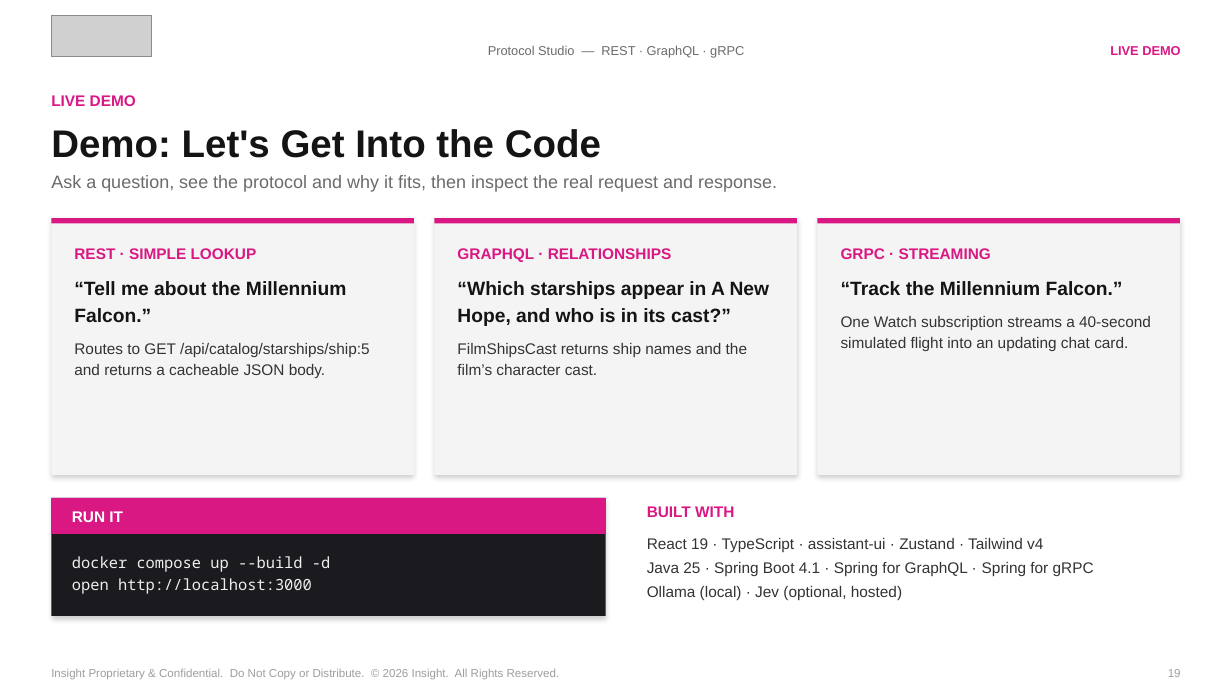
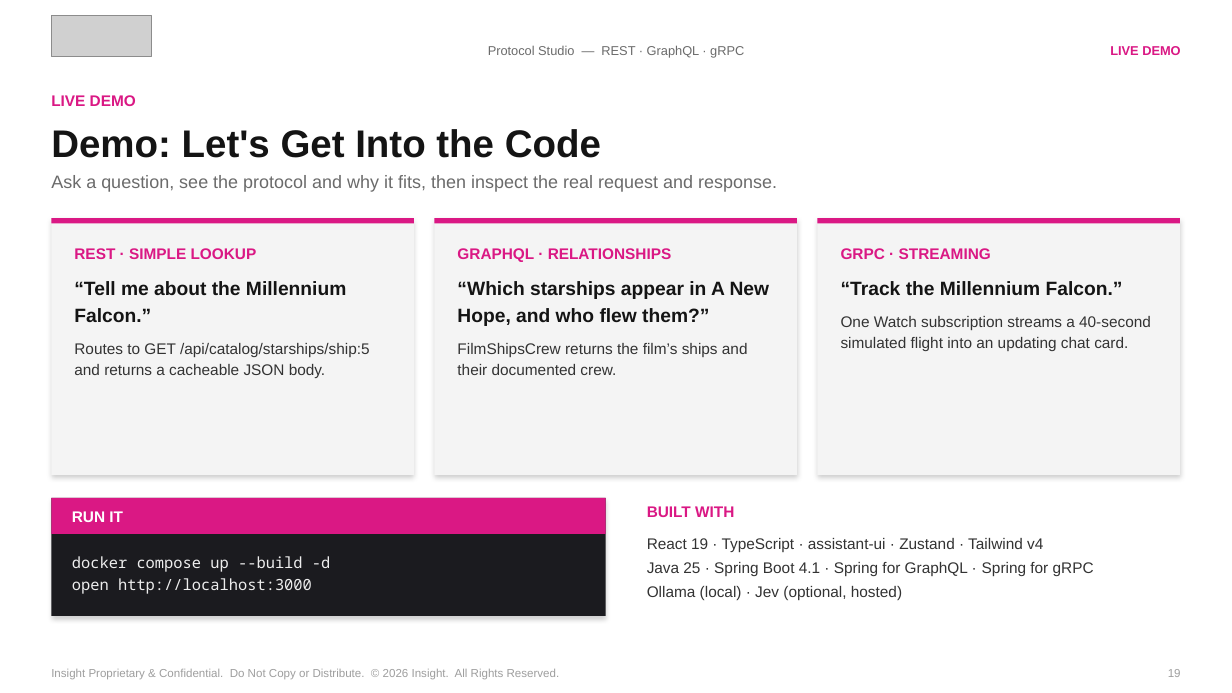
Before and after one commit to spietrek-insight/rest-graphql-grpc-ai-routing, a slide deck: slide 19 of presentation/rest-graphql-grpc-ai-routing-v6.pptx. Drawn at 1232x693 pixels with LibreOffice and Linux fonts; fonts in the diff are those of the drawing; grey boxes stand for pictures. Boxes give left, top, right and bottom in pixels: in the first picture for what was removed or moved away, otherwise in the second. Text is boxed around its words. In the diff, an @@ line names an element or a change of style, - is before the commit and + after.

```diff
--- a/presentation/rest-graphql-grpc-ai-routing-v6.pptx
+++ b/presentation/rest-graphql-grpc-ai-routing-v6.pptx
@@ text at (457, 281, 770, 375): text changed @@
-“Which starships appear in A New Hope, and who is in its cast?”
-FilmShipsCast returns ship names and the film’s character cast.
+“Which starships appear in A New Hope, and who flew them?”
+FilmShipsCrew returns the film’s ships and their documented crew.
```
Also in this commit, not shown: 5 other slides changed, 1 slide added, 1 slide removed, 2 other files.
